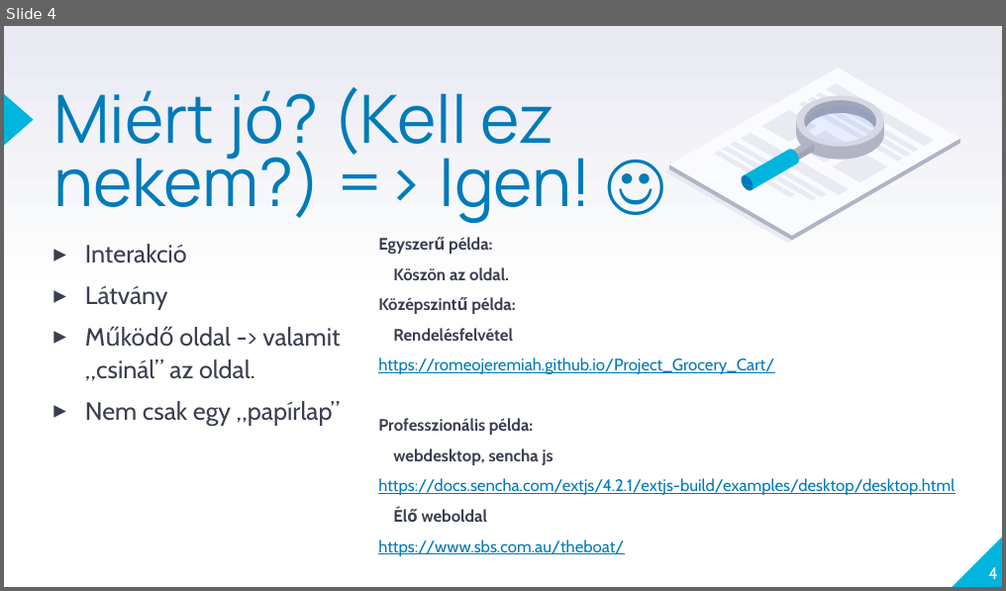
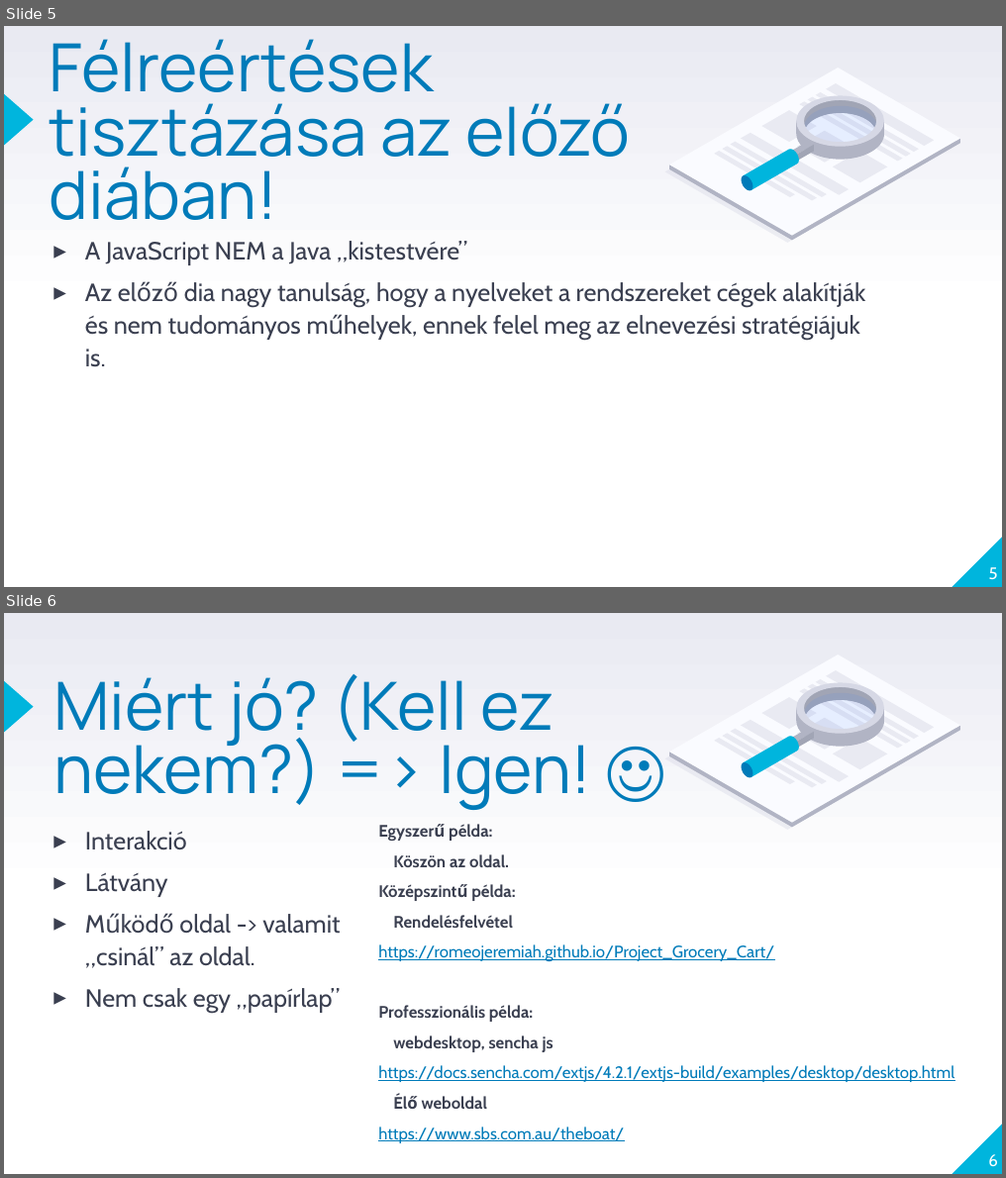
Before and after one commit to laszlofeher/javascriptalapok, a slide deck: 1Alkalom/Js1.pptx. Shown one above the other, each under a label of ours: slide 4 before the commit, slides 5 and 6 after it. The pictures are 1006x591 and 1006x1178 pixels, drawn with LibreOffice and Linux fonts; fonts in the diff are those of the drawing. Boxes give left, top, right and bottom in pixels: in the first picture for what was removed or moved away, otherwise in the second. Text is boxed around its words. In the diff, an @@ line names an element or a change of style, - is before the commit and + after.

```diff
--- a/1Alkalom/Js1.pptx
+++ b/1Alkalom/Js1.pptx
@@ slide 5 added at (4,26,1002,587), background gradient #FFFFFF to #E9EAF2; not listed: 2 template elements that a slide beside it also shows @@
@@ title added at (50,39,630,220), 48 pt, text #007BB9 @@
+Félreértések tisztázása az előző diában!
@@ group added at (664,68,960,243): 26 freeform shapes @@
@@ text added at (85,241,865,368), 18 pt, text #3A3F50 @@
+▸ A JavaScript NEM a Java „kistestvére”
+▸ Az előző dia nagy tanulság, hogy a nyelveket a rendszereket cégek alakítják és nem tudományos műhelyek, ennek felel meg az elnevezési stratégiájuk is.
@@ page number added at (989,568,998,580), 12 pt, text #FFFFFF @@
+5
@@ what was slide 4 is now slide 6 @@
@@ page number at (988,1155,998,1167): text changed @@
-4
+6
```
Also in this commit, not shown: 4 slides changed, 1 other slide added.
